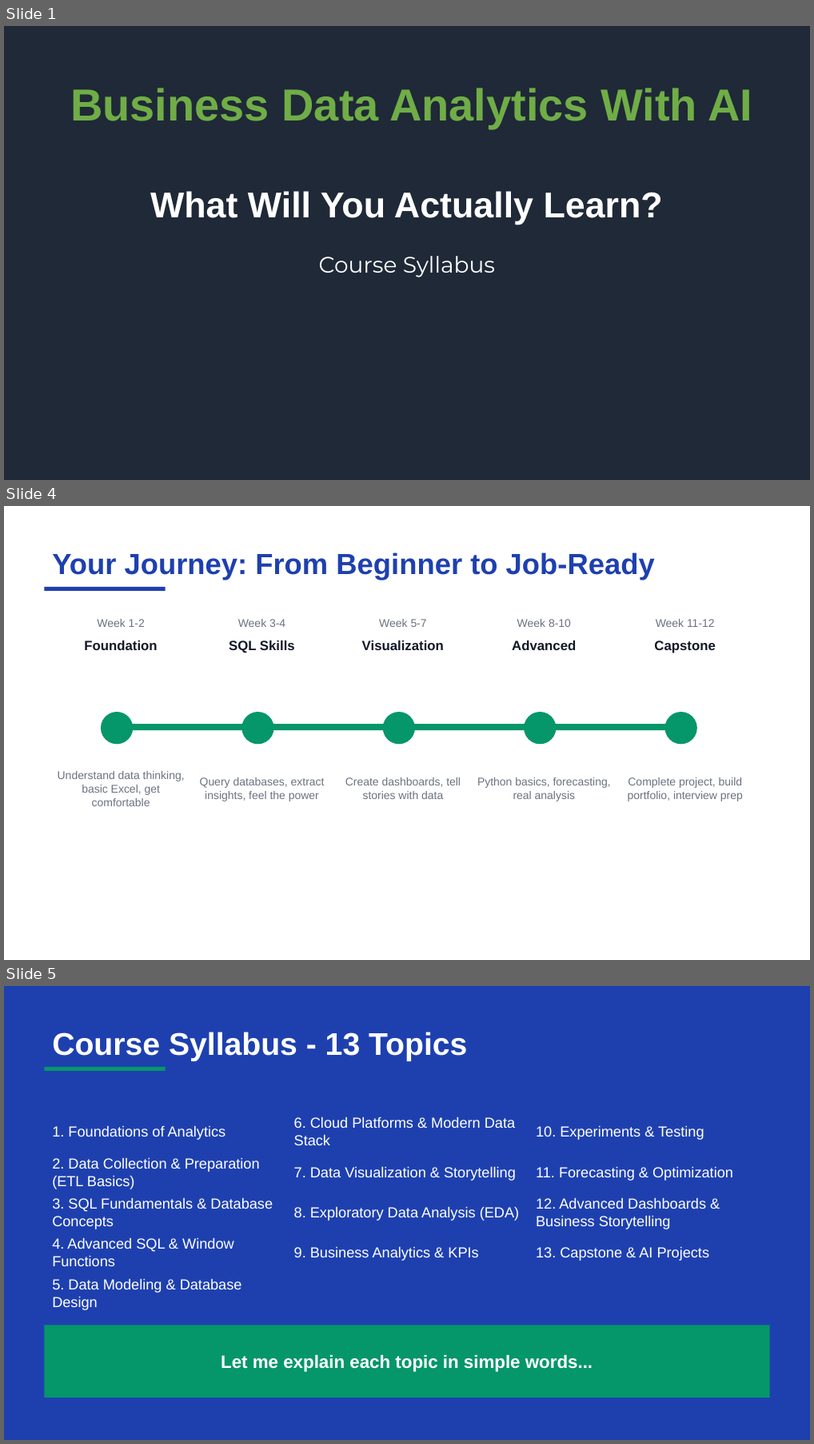
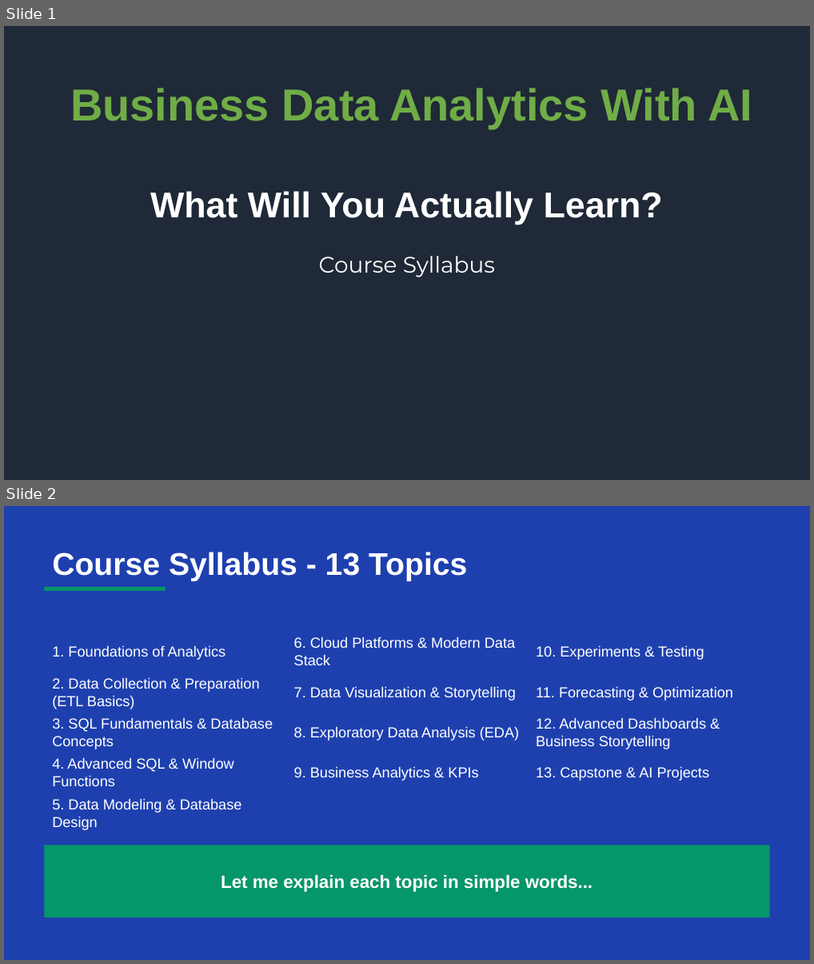
Before and after one commit to sauhar/Business-Data-Analytics, a slide deck: Slides/Business_Data_Analytics_Course_Introduction.pptx. Shown one above the other, each under a label of ours: slides 1, 4 and 5 before the commit, slides 1 and 2 after it; the slides between them are not shown. The pictures are 814x1444 and 814x964 pixels, drawn with LibreOffice and Linux fonts; fonts in the diff are those of the drawing. Boxes give left, top, right and bottom in pixels: in the first picture for what was removed or moved away, otherwise in the second. Text is boxed around its words. In the diff, an @@ line names an element or a change of style, - is before the commit and + after.

```diff
--- a/Slides/Business_Data_Analytics_Course_Introduction.pptx
+++ b/Slides/Business_Data_Analytics_Course_Introduction.pptx
@@ slide 4 removed at box(4, 506, 810, 960), background #FFFFFF @@
@@ text removed at box(52, 552, 655, 580) @@
-Your Journey: From Beginner to Job-Ready
@@ rectangle removed at box(44, 587, 166, 591) @@
@@ text removed at box(97, 619, 145, 627) @@
-Week 1-2
@@ text removed at box(238, 619, 286, 627) @@
-Week 3-4
@@ text removed at box(379, 619, 427, 627) @@
-Week 5-7
@@ text removed at box(518, 619, 571, 627) @@
-Week 8-10
@@ text removed at box(656, 619, 715, 627) @@
-Week 11-12
@@ text removed at box(84, 640, 157, 650) @@
-Foundation
@@ text removed at box(229, 640, 295, 653) @@
-SQL Skills
@@ text removed at box(362, 640, 444, 650) @@
-Visualization
@@ text removed at box(512, 640, 576, 650) @@
-Advanced
@@ text removed at box(654, 640, 715, 653) @@
-Capstone
@@ ellipse removed at box(101, 712, 133, 744) @@
@@ ellipse removed at box(242, 712, 274, 744) @@
@@ ellipse removed at box(383, 712, 415, 744) @@
@@ ellipse removed at box(524, 712, 556, 744) @@
@@ ellipse removed at box(666, 712, 698, 744) @@
@@ rectangle removed at box(125, 724, 690, 730) @@
@@ text removed at box(58, 771, 185, 806) @@
-Understand data thinking, basic Excel, get comfortable
@@ text removed at box(200, 777, 325, 801) @@
-Query databases, extract insights, feel the power
@@ text removed at box(346, 777, 461, 799) @@
-Create dashboards, tell stories with data
@@ text removed at box(478, 777, 611, 801) @@
-Python basics, forecasting, real analysis
@@ text removed at box(628, 777, 743, 801) @@
-Complete project, build portfolio, interview prep
@@ what was slide 5 is now slide 2 @@
```
Also in this commit, not shown: 3 other slides removed, 7 other files.
